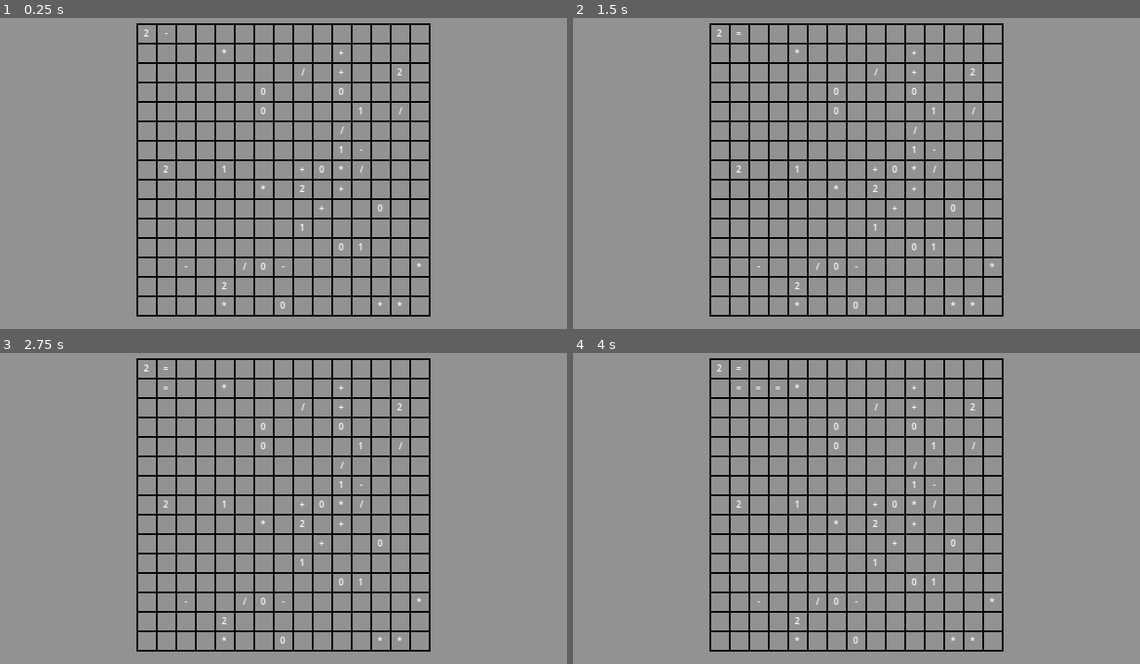
Above: before the commit, frames 1-4 (two rows, left to right).
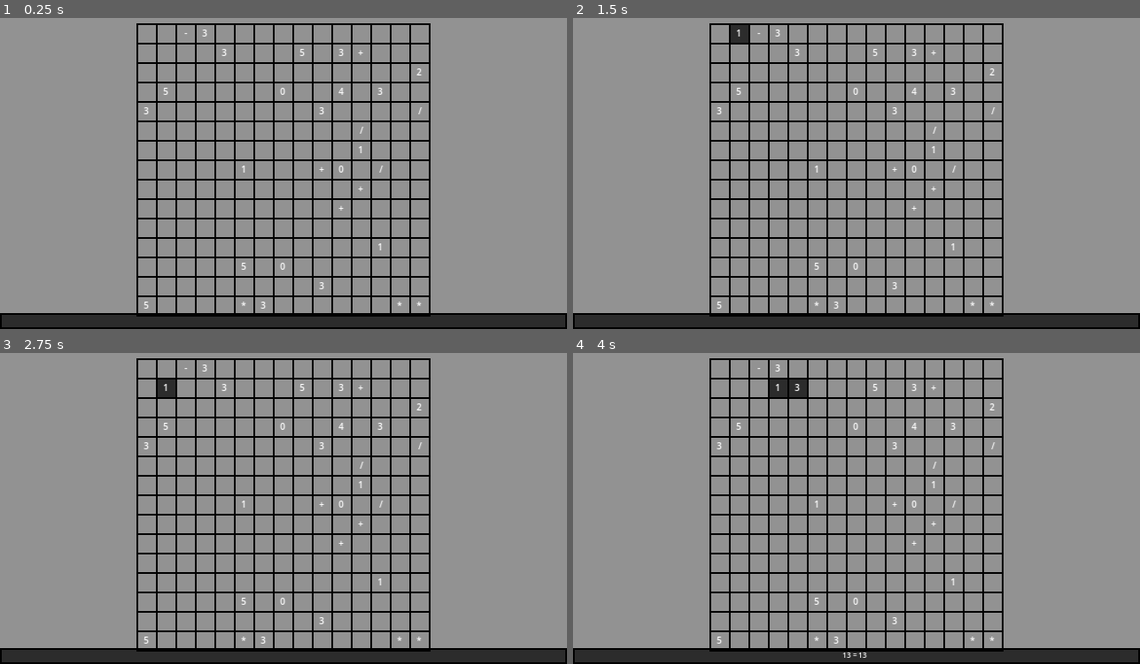
Above: after the commit, the same moments.

Repository: yiduu76/Built_to_scale
Game: Godot game, scene res://tscn/dev.tscn
Same seed, same stepped clock (60 frames per second), same inputs: the game is played once before the commit and once after it.
Inputs:
- Up to frame 1 (0.25 s): no input
- Up to frame 2 (1.5 s): tap Enter at 0.5 s; hold Right (ui_right) 0.53-1.28 s; tap Space (ui_speed_up, bound only after the commit) at 1.25 s; hold Down (ui_down) from 1.28 s (still down)
- Up to frame 3 (2.75 s): release Down (ui_down) at 2.03 s; hold Right (ui_right) from 2.03 s (still down)
- Up to frame 4 (4 s): tap Enter at 2.75 s; release Right (ui_right) at 2.78 s; hold Space (ui_speed_up, bound only after the commit) 2.78-3.53 s; hold Left (ui_left) from 3.53 s (still down)

The runs differ from the first frame. In frame 1, 5.4% of the frame differs, in the area x 0-100%, y 3-100%; in frame 2, 5.5%; in frame 3, 5.5%; in frame 4, 5.7%.

Commit message:
runnable

Diff:
--- /dev/null
+++ b/asset/ui_style/body.tres
@@ -0,0 +1,9 @@
+[gd_resource type="StyleBoxFlat" format=3 uid="uid://pf262jo1m3my"]
+
+[resource]
+bg_color = Color(0, 0, 0, 0.698039)
+border_width_left = 1
+border_width_top = 1
+border_width_right = 1
+border_width_bottom = 1
+border_color = Color(0, 0, 0, 1)
--- a/project.godot
+++ b/project.godot
@@ -18,6 +18,7 @@
 [autoload]
 
 Glo="*res://script/autoload/Glo.gd"
+Mymath="*res://script/autoload/Mymath.gd"
 
 [display]
 
@@ -60,3 +61,13 @@
 , Object(InputEventKey,"resource_local_to_scene":false,"resource_name":"","device":-1,"window_id":0,"alt_pressed":false …(183 unchanged characters)…
 ]
 }
+ui_speed_up={
+"deadzone": 0.5,
+"events": [Object(InputEventKey,"resource_local_to_scene":false,"resource_name":"","device":-1,"window_id":0,"alt_pressed":false,"shift_pressed":false,"ctrl_pressed":false,"meta_pressed":false,"pressed":false,"keycode":0,"physical_keycode":32,"key_label":0,"unicode":32,"location":0,"echo":false,"script":null)
+]
+}
+
+[rendering]
+
+renderer/rendering_method="gl_compatibility"
+renderer/rendering_method.mobile="gl_compatibility"
--- a/script/autoload/Glo.gd
+++ b/script/autoload/Glo.gd
@@ -12,6 +12,13 @@
 		reversed = s[i] + reversed
 	return reversed
 
+func reverse_array(a: Array) -> Array:
+	var p_a: Array = []
+	for i in a.size():
+		var p_ = a.size() - i - 1
+		p_a.append(a[p_])
+	return p_a
+
 func _input(event: InputEvent) -> void:
 	if event is InputEventKey:
 		if event.is_action_pressed("ui_left") and input_dir != Vector2(1,0):
@@ -22,3 +29,17 @@
 			input_dir = Vector2(0,-1)
 		if event.is_action_pressed("ui_down") and input_dir != Vector2(0,-1):
 			input_dir = Vector2(0,1)
+
+func remove_duplicate_operators(input_string: String) -> String:
+	var pond = ['+', '-', '*', '/']
+	var kill_open = false
+	var new_str:String = ""
+	for i in input_string:
+		if i in pond:
+			if new_str.right(1) in pond:
+				pass
+			else :
+				new_str += i
+		else :
+			new_str += i
+	return new_str
--- /dev/null
+++ b/script/autoload/Mymath.gd
@@ -0,0 +1,59 @@
+extends Node
+
+func evaluate_expression(expression: String) -> float:
+	expression = expression.replace(" ", "")
+	expression = Glo.remove_duplicate_operators(expression)
+	var priority = {
+		"*": 2,
+		"/": 2,
+		"+": 1,
+		"-": 1
+	}
+
+	var tokens = []
+	var buffer = ""
+	for char in expression:
+		if char in ["+", "-", "*", "/"]:
+			if buffer != "":
+				tokens.append(buffer)
+				buffer = ""
+			tokens.append(char)
+		else:
+			buffer += char
+	if buffer != "":
+		tokens.append(buffer)
+
+	if tokens.size() > 0 and tokens[tokens.size() - 1] in ["+", "-", "*", "/"]:
+		tokens.pop_back()
+
+	var values = []
+	var ops = []
+
+	for token in tokens:
+		if token in ["+", "-", "*", "/"]:
+			while (ops.size() > 0 and priority[ops[ops.size() - 1]] >= priority[token]):
+				values.append(apply_operator(ops.pop_back(), values.pop_back(), values.pop_back()))
+			ops.append(token)
+		else:
+			values.append(float(token))
+
+	while ops.size() > 0:
+		values.append(apply_operator(ops.pop_back(), values.pop_back(), values.pop_back()))
+	return values[0]
+
+# 应用操作符
+func apply_operator(op: String, b: float, a: float) -> float:
+	match op:
+		"*":
+			return a * b
+		"/":
+			return a / b
+		"+":
+			return a + b
+		"-":
+			return a - b
+		_:
+			return 0.0
+
+func _ready() -> void:
+	pass
--- /dev/null
+++ b/script/boxes.gd
@@ -0,0 +1,94 @@
+extends GridContainer
+@onready var p_btns:Array[Label]
+@onready var btns:Array[Label]
+@onready var btns_2d:Array
+
+@onready var now_pos = Vector2.ZERO
+@onready var path_array:Array[Vector2]
+@onready var move_speed:int = 1:
+	set(v):
+		move_speed = v
+		move_speed_set(move_speed)
+@export var chars : String = "1":
+	set(v):
+		chars = v
+		chars_change.emit(chars)
+var timer:Timer
+const OUTLINE = preload("res://asset/ui_style/outline.tres")
+const BODY = preload("res://asset/ui_style/body.tres")
+const rand_pond = ["","","","","","","","","","","","","","","","","","",\
+				"0","1","2","*","/","+","-","3","4","5","","","","","","","","",]
+signal chars_change(p_str)
+
+func _ready() -> void:
+	init_btns()
+	init_timer()
+	path_array.append(now_pos)
+
+@onready var speed_up_tick = 0
+@onready var speed_up_need_tick = 120
+func _process(delta: float) -> void:
+	if Input.is_action_pressed("ui_speed_up"):
+		move_speed = 3
+	else :
+		move_speed = 1
+
+func move_speed_set(p_speed):
+	timer.wait_time = 1.0 / p_speed
+
+func init_btns():
+	for i in columns * columns:
+		var p_button = Label.new()
+		p_button.custom_minimum_size = Vector2(12,12)
+		p_button.add_theme_stylebox_override("normal", OUTLINE)
+		p_button.add_theme_font_size_override("font_size",5)
+		p_button.horizontal_alignment = HORIZONTAL_ALIGNMENT_CENTER
+		p_button.vertical_alignment  = VERTICAL_ALIGNMENT_CENTER
+		if i == 0:
+			pass
+		else :
+			p_button.text = [rand_pond.pick_random(),""].pick_random()
+		add_child(p_button)
+		btns.append(p_button)
+		p_btns.append(p_button)
+		if (i+1) % columns == 0:
+			btns_2d.append(p_btns)
+			p_btns = []
+	#printerr(btns_2d[14].size())
+
+func init_timer():
+	timer = Timer.new()
+	add_child(timer)
+	timer.timeout.connect(timer_timeout)
+	move_speed_set(move_speed)
+	timer.start(0)
+
+func timer_timeout():
+	do_move(Glo.input_dir)
+
+func do_move(p_dir:Vector2):
+	now_pos = now_pos + p_dir
+	if now_pos.x > 14 or now_pos.y > 14 or now_pos.x < 0 or now_pos.y < 0:
+		get_tree().quit()
+	var get_char = btns_2d[now_pos.y][now_pos.x].text
+	if get_char != "":
+		chars += get_char
+
+	path_array.append(now_pos)
+	var p_arrray:Array = Glo.reverse_array(path_array)
+	var p_char = Glo.reverse_string(chars)
+	var final_array = []
+
+	for i in (p_char.length() + 1):
+		final_array.append(p_arrray.pop_front())
+
+	for i in final_array.size():
+		var p_x = final_array[i].y
+		var p_y = final_array[i].x
+		var p_btn = btns_2d[p_x][p_y]
+		if i < p_char.length():
+			btns_2d[p_x][p_y].text = p_char[i]
+			(btns_2d[p_x][p_y] as Label).add_theme_stylebox_override("normal",BODY)
+		else :
+			btns_2d[p_x][p_y].text = ""
+			(btns_2d[p_x][p_y] as Label).add_theme_stylebox_override("normal",OUTLINE)
--- a/script/player.gd
+++ /dev/null
@@ -1,31 +0,0 @@
-extends Node2D
-#@export var chars : String = "=":
-	#set(v):
-		#chars = v
-		#if is_node_ready():
-			#clear_chars()
-			#spawn_chars()
-#@export var move_speed:float = 20.0
-#
-#func _ready() -> void:
-	#chars = "12*3="
-	#
-#
-#func _process(delta: float) -> void:
-	#_move(delta)
-#
-#func _move(delta):
-	#self.global_position += Glo.input_dir * delta * move_speed
-	#self.rotation = Glo.input_dir.angle()
-#
-#func spawn_chars():
-	#var invert_chars = Glo.reverse_string(chars)
-	#for i in chars.length():
-		#var p_label = Label.new()
-		#p_label.text = invert_chars[i]
-		#add_child(p_label)
-		#p_label.position = Vector2(-12*i,0)
-#
-#func clear_chars():
-	#for i in self.get_children():
-		#i.queue_free()
--- /dev/null
+++ b/script/ui.gd
@@ -0,0 +1,9 @@
+extends Control
+@onready var boxes: GridContainer = $Boxes
+@onready var chars_label: Label = $CharsLabel
+
+func _on_boxes_chars_change(p_str: Variant) -> void:
+	var p_ = "%s = %s " % [Glo.remove_duplicate_operators(p_str),str(Mymath.evaluate_expression(p_str))]
+	#var p_ = str(Mymath.evaluate_expression("2*+3-*2/+2+-8"))
+	#var p_ = str(Glo.remove_duplicate_operators(p_str))
+	chars_label.text = p_
--- a/tscn/boxes.gd
+++ /dev/null
@@ -1,61 +0,0 @@
-extends GridContainer
-@onready var p_btns:Array[Label]
-@onready var btns:Array[Label]
-@onready var btns_2d:Array
-
-@onready var now_pos = Vector2.ZERO
-@onready var path_array:Array[Vector2]
-@onready var move_speed:int = 1
-@export var chars : String = "="
-var timer:Timer
-const OUTLINE = preload("res://asset/ui_style/outline.tres")
-const rand_pond = ["","","","","","","","","","","","","","","","","","",\
-				"0","1","2","*","/","+","-","","","","","","","","","","","",]
-
-func _ready() -> void:
-	init_btns()
-	init_timer()
-
-func init_btns():
-	for i in columns * columns:
-		var p_button = Label.new()
-		p_button.custom_minimum_size = Vector2(12,12)
-		p_button.add_theme_stylebox_override("normal", OUTLINE)
-		p_button.add_theme_font_size_override("font_size",5)
-		p_button.horizontal_alignment = HORIZONTAL_ALIGNMENT_CENTER
-		p_button.vertical_alignment  = VERTICAL_ALIGNMENT_CENTER
-		p_button.text = rand_pond.pick_random()
-		add_child(p_button)
-		btns.append(p_button)
-		p_btns.append(p_button)
-		if (i+1) % columns == 0:
-			btns_2d.append(p_btns)
-			p_btns = []
-	#printerr(btns_2d[14].size())
-
-func init_timer():
-	timer = Timer.new()
-	add_child(timer)
-	timer.timeout.connect(timer_timeout)
-	timer.wait_time = 1.0 / move_speed
-	timer.start(0)
-
-func timer_timeout():
-	do_move(Glo.input_dir)
-
-func do_move(p_dir:Vector2):
-	#update_path_chars()
-
-	#path_array.append(now_pos)
-	#var reverse_array = path_array
-	#reverse_array.reverse()
-
-	now_pos = now_pos + p_dir
-	btns_2d[now_pos.y][now_pos.x].text = chars[0]
-
-	#printerr(now_pos)
-
-
-#func update_path_chars():
-	#for i in btns:
-		#i.text = ""
--- a/tscn/dev.tscn
+++ b/tscn/dev.tscn
@@ -1,6 +1,8 @@
-[gd_scene load_steps=2 format=3 uid="uid://1wi27141mlx1"]
+[gd_scene load_steps=4 format=3 uid="uid://1wi27141mlx1"]
 
-[ext_resource type="Script" path="res://tscn/boxes.gd" id="2_paj5d"]
+[ext_resource type="Script" path="res://script/ui.gd" id="1_ald8d"]
+[ext_resource type="Script" path="res://script/boxes.gd" id="2_paj5d"]
+[ext_resource type="StyleBox" uid="uid://pf262jo1m3my" path="res://asset/ui_style/body.tres" id="3_8vtkb"]
 
 [node name="Dev" type="Node2D"]
 
@@ -19,6 +21,7 @@
 anchor_bottom = 1.0
 grow_horizontal = 2
 grow_vertical = 2
+script = ExtResource("1_ald8d")
 metadata/_edit_lock_ = true
 
 [node name="Boxes" type="GridContainer" parent="UICanvas/UI"]
@@ -38,3 +41,19 @@
 theme_override_constants/v_separation = -1
 columns = 15
 script = ExtResource("2_paj5d")
+
+[node name="CharsLabel" type="Label" parent="UICanvas/UI"]
+layout_mode = 1
+anchors_preset = 12
+anchor_top = 1.0
+anchor_right = 1.0
+anchor_bottom = 1.0
+offset_top = -9.0
+grow_horizontal = 2
+grow_vertical = 0
+theme_override_font_sizes/font_size = 4
+theme_override_styles/normal = ExtResource("3_8vtkb")
+horizontal_alignment = 1
+vertical_alignment = 1
+
+[connection signal="chars_change" from="UICanvas/UI/Boxes" to="UICanvas/UI" method="_on_boxes_chars_change"]
Not shown, added: TODO.md
